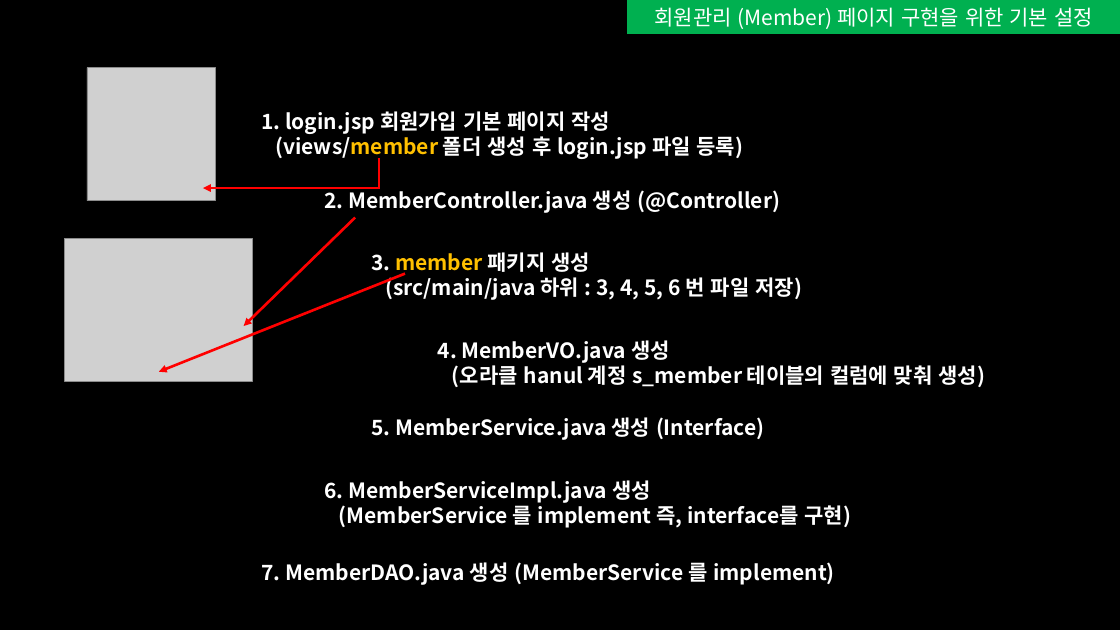
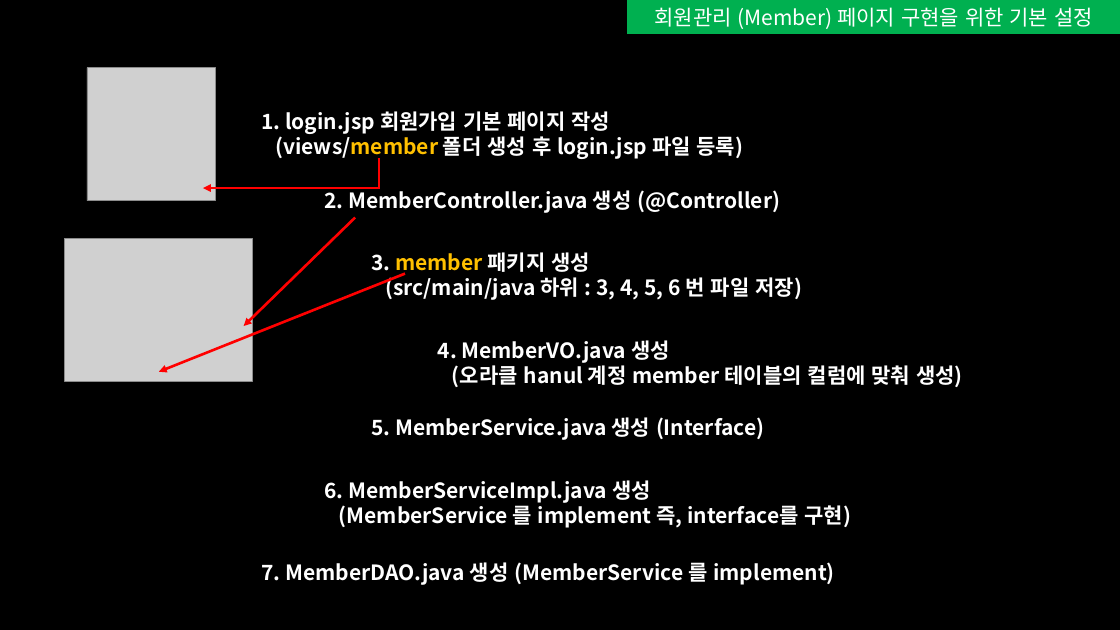
Before and after one commit to seonguk-choi/study_Spring, a slide deck: slide 4 of 문서자료/회원관리 페이지 구현.pptx. Drawn at 1120x630 pixels with LibreOffice and Linux fonts; fonts in the diff are those of the drawing; grey boxes stand for pictures. Boxes give left, top, right and bottom in pixels: in the first picture for what was removed or moved away, otherwise in the second. Text is boxed around its words. In the diff, an @@ line names an element or a change of style, - is before the commit and + after.

```diff
--- a/문서자료/회원관리 페이지 구현.pptx
+++ b/문서자료/회원관리 페이지 구현.pptx
@@ text at bbox=[452, 365, 963, 387]: text changed @@
-(오라클 hanul 계정 s_member 테이블의 컬럼에 맞춰 생성)
+(오라클 hanul 계정 member 테이블의 컬럼에 맞춰 생성)
```
Also in this commit, not shown: 1 other slide changed, 30 other files.
